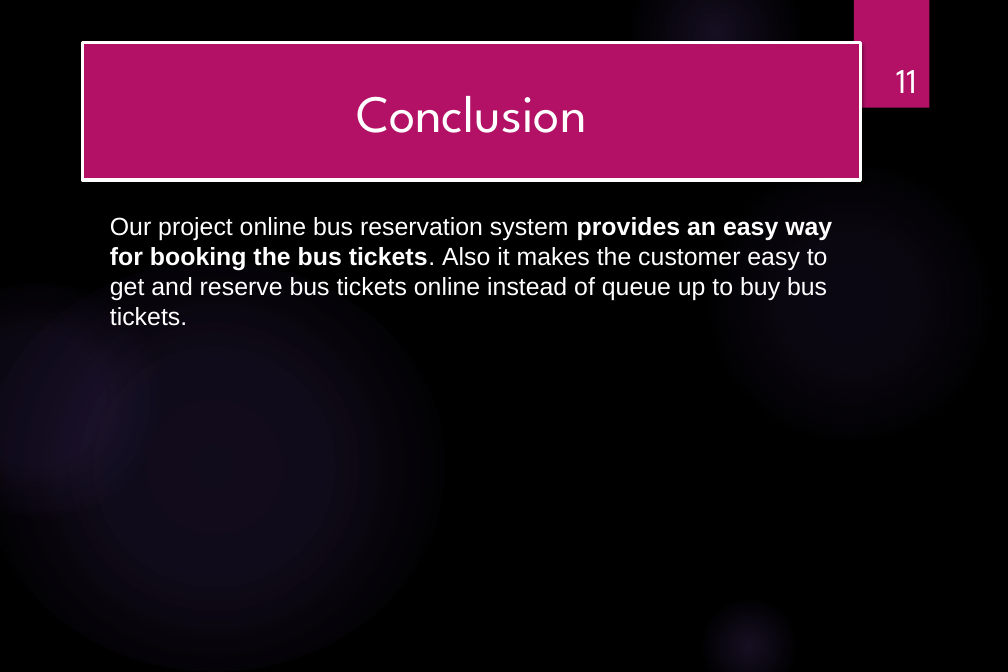
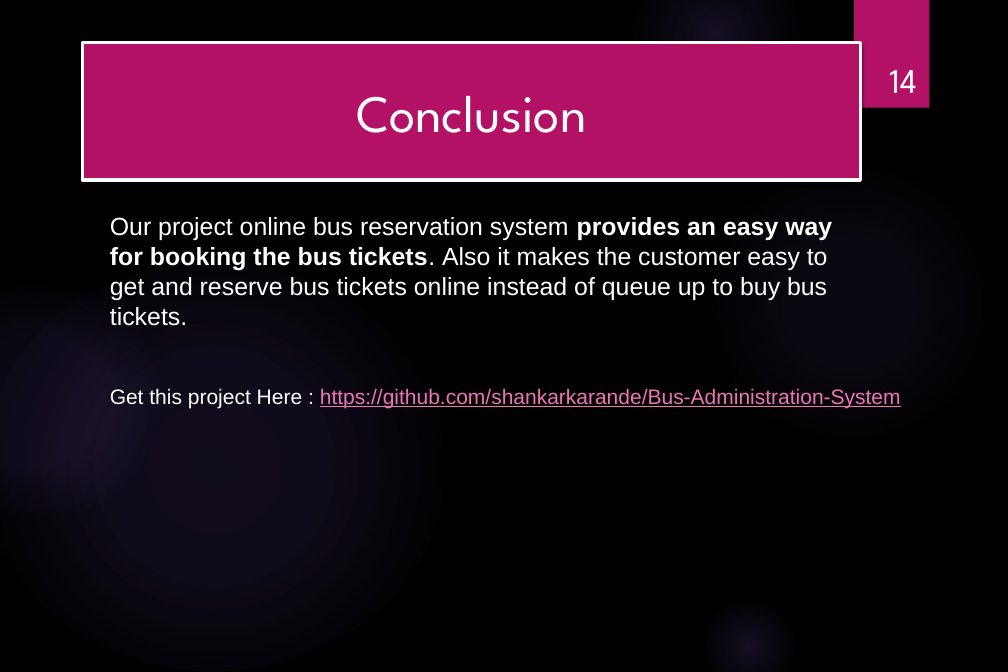
Before and after one commit to shankarkarande/Bus-Administration-System, a slide deck: slide 14 of DSA Mini Project PPT.pptx (slide 11 before the commit). Drawn at 1008x672 pixels with LibreOffice and Linux fonts; fonts in the diff are those of the drawing; background and template pictures are left out. Boxes give left, top, right and bottom in pixels: in the first picture for what was removed or moved away, otherwise in the second. Text is boxed around its words. In the diff, an @@ line names an element or a change of style, - is before the commit and + after.

```diff
--- a/DSA Mini Project PPT.pptx
+++ b/DSA Mini Project PPT.pptx
@@ page number at <box>889,70,917,93</box>: text changed @@
-11
+14
@@ text added at <box>110,388,901,408</box>, 18 pt, text #EC76B5, underline @@
+Get this project Here : https://github.com/shankarkarande/Bus-Administration-System
```
Also in this commit, not shown: 6 other slides changed, 3 slides added.
